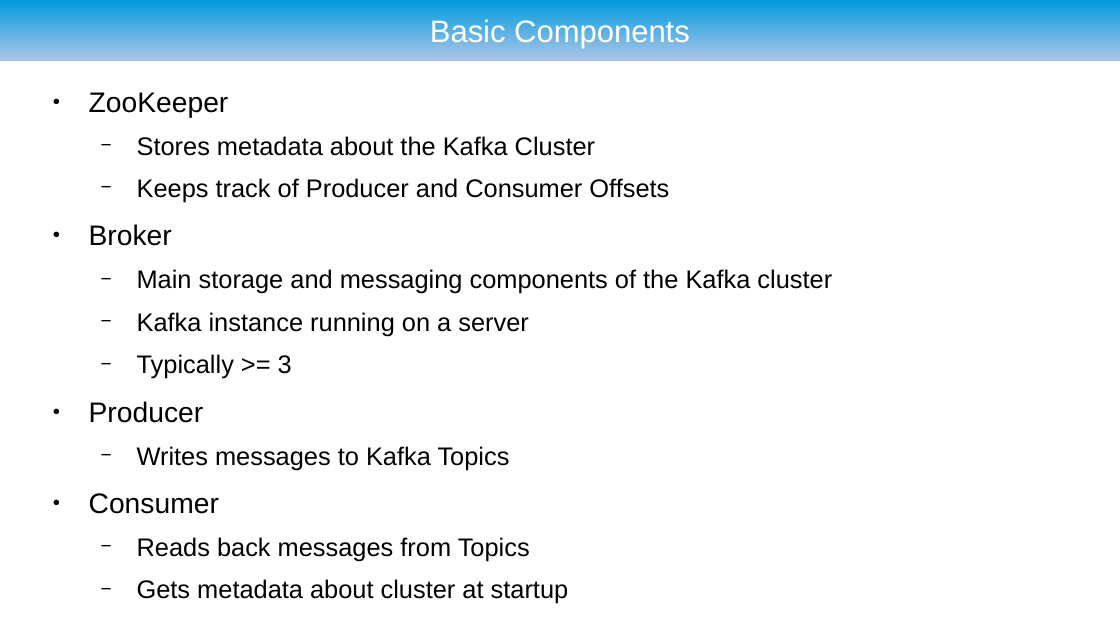
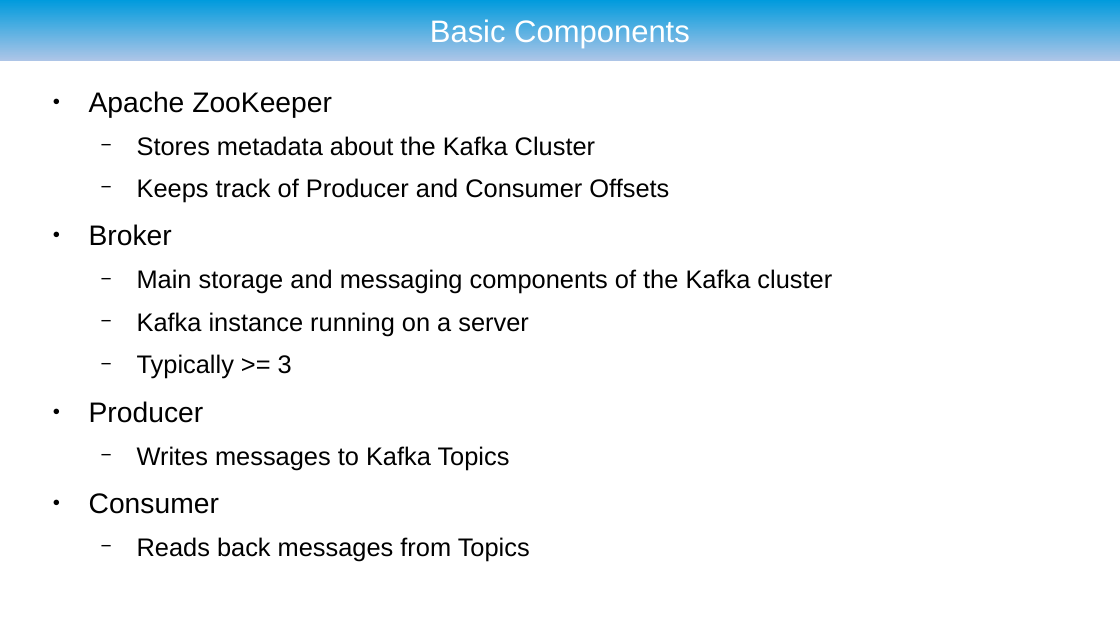
Before and after one commit to ryzlab/kafka-kompetensdag, a slide deck: slide 10 of doc/presentation.odp (slide 11 before the commit). Drawn at 1120x630 pixels with LibreOffice and Linux fonts; fonts in the diff are those of the drawing; background and template pictures are left out. Boxes give left, top, right and bottom in pixels: in the first picture for what was removed or moved away, otherwise in the second. Text is boxed around its words. In the diff, an @@ line names an element or a change of style, - is before the commit and + after.

```diff
--- a/doc/presentation.odp
+++ b/doc/presentation.odp
@@ text at <box>89,91,332,117</box>: text changed @@
-● ZooKeeper
+● Apache ZooKeeper
@@ text at <box>137,579,569,604</box>: paragraph removed @@
-  − Gets metadata about cluster at startup
```
Also in this commit, not shown: 8 other slides changed, 4 slides added, 5 other files.
